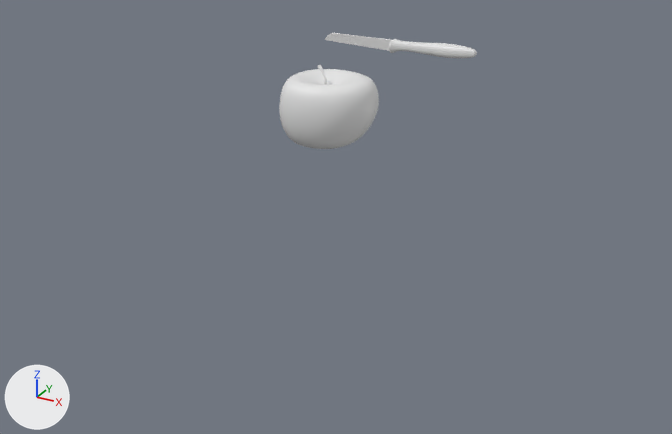
The Blender file Apple.blend, before and after one commit.
One viewpoint serves both versions: a 50 mm lens placed at (341.0, -724.0, 209.0), pointed at (-5.0, -94.0, -106.0). Lighting does not change. The marker at lower left points along +X, +Y and +Z.

The first picture shows 'Apple', 'KnifeBlade', 'KnifeHandle'.
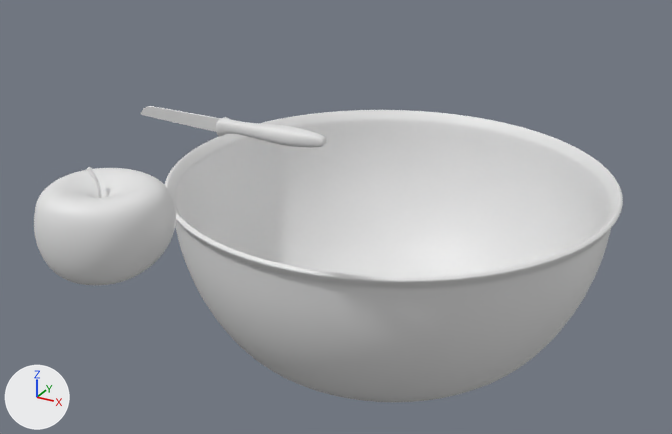
Commit message: Bowl terminado

The change, as a list of edits to the scene's bpy script:
```text
Add me_sphere_001:
    me_sphere_001.from_pydata(...)  # 177 vertices, 176 faces; spans x -207.0..207.0, y -207.0..207.0, z -278.0..-98.0
    me_sphere_001.polygons.foreach_set('use_smooth', [True] * 176)
Change ob_apple:
    ob_apple.location: (0.2, -120.4, 13.3) -> (0.2, -372.2, 13.3)
Change ob_knifehandle:
    ob_knifehandle.location: (-0.5, -7.4, 18.6) -> (-0.5, -259.2, 18.6)
Add ob_bowl:
    ob_bowl = bpy.data.objects.new('Bowl', me_sphere_001)
    ob_bowl.location = (0.0, 0.0, 0.0)
    _m = ob_bowl.modifiers.new('Solidify', 'SOLIDIFY')
    _m.thickness = 5.0
    _m.offset = 1.0
    _m.use_even_offset = True
    _m = ob_bowl.modifiers.new('Bevel', 'BEVEL')
    _m.width = 1.0
    _m.width_pct = 1.0
    _m = ob_bowl.modifiers.new('Subdivision', 'SUBSURF')
    _m.levels = 2
```

Pixel boxes [x1, y1, x2, y2] of what changed, in the pictures (672 x 434 px):
'Bowl', added: after [164, 110, 623, 402]
'Apple', moved: before [279, 65, 379, 149]; after [34, 167, 176, 285]
'KnifeHandle', moved: before [389, 39, 477, 58]; after [216, 117, 326, 148]
'KnifeBlade', moved: before [325, 33, 391, 51]; after [141, 106, 221, 132]
